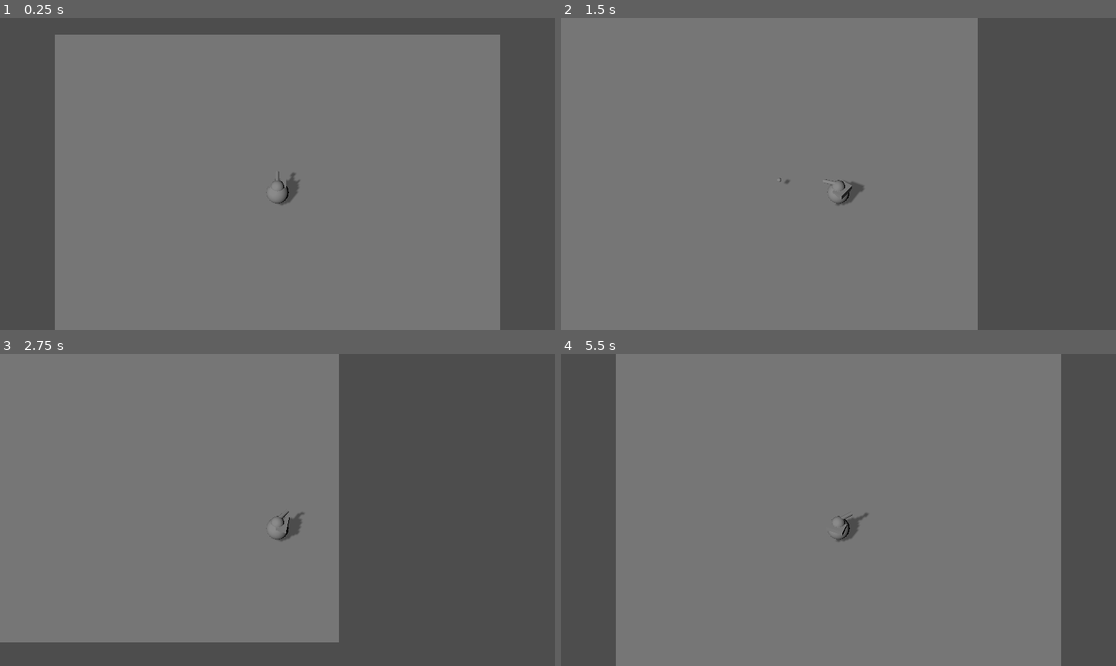
Above: before the commit, frames 1-4 (two rows, left to right).
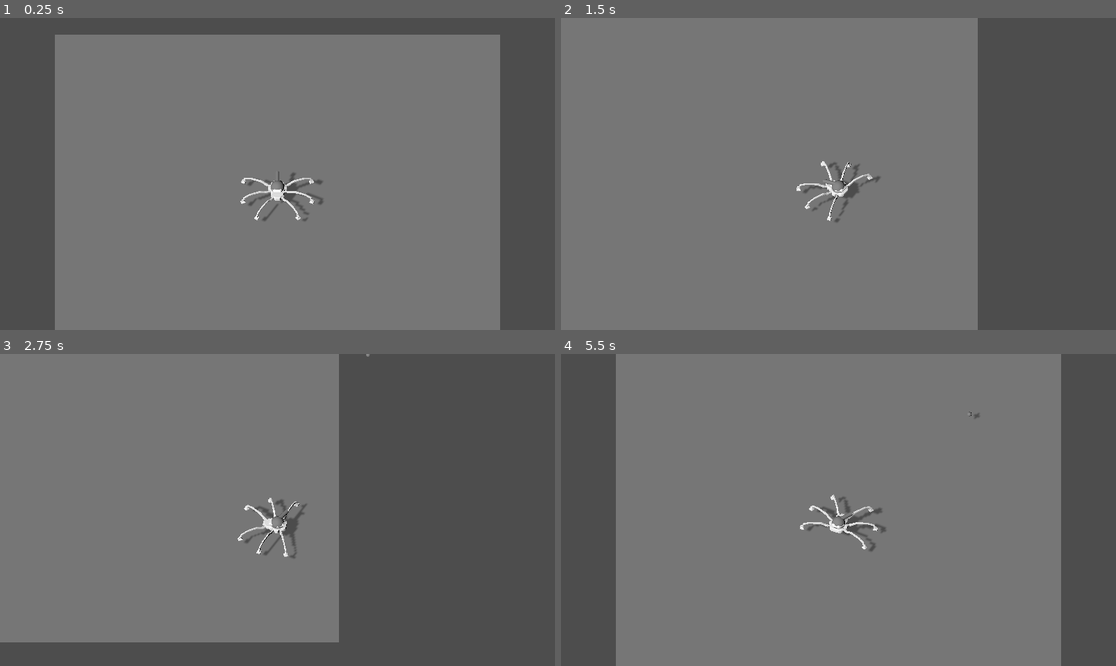
Above: after the commit, the same moments.

Repository: runeteamop/Teamop-Godot-Game
Game: Godot game, scene res://test scenes/runes test.tscn
Same seed, same stepped clock (60 frames per second), same inputs: the game is played once before the commit and once after it. The project has no main scene, so this scene is started directly.
Inputs (mouse positions are in pixels of both pictures, inside the frame that each line leads up to):
- Up to frame 1 (0.25 s): no input
- Up to frame 2 (1.5 s): tap Enter (ui_accept) at 0.5, 0.77 s; move the mouse to (960, 158) at 0.52 s; hold D (Right) 0.53-1.28 s; click (960, 158) at 0.6 s; move the mouse to (727, 189) at 1.27 s; hold S (Down) from 1.28 s (still down); right-click (727, 189) at 1.35 s
- Up to frame 3 (2.75 s): tap Enter (ui_accept) at 1.52 s; move the mouse to (333, 441) at 2.02 s; release S (Down) at 2.03 s; hold D (Right) from 2.03 s (still down); click (333, 441) at 2.1 s
- Up to frame 4 (5.5 s): move the mouse to (810, 572) at 2.77 s; release D (Right) at 2.78 s; hold W (Up) 2.78-3.53 s; right-click (810, 572) at 2.85 s; tap Enter (ui_accept) at 3.02, 3.77, 4.52 s; move the mouse to (1005, 556) at 3.52 s; hold A (Left) 3.53-5.03 s; click (1005, 556) at 3.6 s; move the mouse to (672, 463) at 4.27 s; right-click (672, 463) at 4.35 s; move the mouse to (866, 510) at 5.02 s; hold S (Down) from 5.03 s (still down); click (866, 510) at 5.1 s

The runs differ from the first frame. In frame 1, 0.5% of the frame differs, in the area x 43-59%, y 51-66%; in frame 2, 0.5%; in frame 3, 0.5%; in frame 4, 0.6%, in the area x 43-76%, y 18-64%.

Commit message:
added spider body again

Diff:
--- a/team-op-game/project.godot
+++ b/team-op-game/project.godot
@@ -38,7 +38,7 @@
 }
 "Left Click"={
 "deadzone": 0.2,
-"events": [Object(InputEventMouseButton,"resource_local_to_s …(202 unchanged characters)… ctor2(0, 0),"factor":1.0,"button_index":2,"canceled":false,"pressed":false,"double_click":false,"script":null)
+"events": [Object(InputEventMouseButton,"resource_local_to_s …(202 unchanged characters)… ctor2(0, 0),"factor":1.0,"button_index":1,"canceled":false,"pressed":false,"double_click":false,"script":null)
 ]
 }
 
--- a/team-op-game/scenes/player.tscn
+++ b/team-op-game/scenes/player.tscn
@@ -1,14 +1,11 @@
 [gd_scene format=3 uid="uid://cqtiesahm64pj"]
 
 [ext_resource type="Script" uid="uid://cd4uvc046lbo0" path="res://scenes/player.gd" id="1_g2els"]
+[ext_resource type="PackedScene" uid="uid://bd0jskcl643ek" path="res://textures/spidertank_0.0.2.glb" id="2_dqkch"]
 [ext_resource type="PackedScene" uid="uid://do2r14ve4hl7y" path="res://scenes/camera.tscn" id="2_qhqgy"]
-[ext_resource type="PackedScene" uid="uid://cnh2cpb2r350u" path="res://turret.tscn" id="3_qhqgy"]
+[ext_resource type="PackedScene" uid="uid://cnh2cpb2r350u" path="res://scenes/turret.tscn" id="3_qhqgy"]
 
 [sub_resource type="BoxShape3D" id="BoxShape3D_dqkch"]
-
-[sub_resource type="SphereMesh" id="SphereMesh_g2els"]
-
-[sub_resource type="BoxMesh" id="BoxMesh_g2els"]
 
 [node name="Player" type="CharacterBody3D" unique_id=982876763]
 script = ExtResource("1_g2els")
@@ -16,14 +13,8 @@
 [node name="CollisionShape3D" type="CollisionShape3D" parent="." unique_id=956873532]
 shape = SubResource("BoxShape3D_dqkch")
 
-[node name="Body" type="MeshInstance3D" parent="." unique_id=1611064985]
-cast_shadow = 2
-mesh = SubResource("SphereMesh_g2els")
-
-[node name="MeshInstance3D2" type="MeshInstance3D" parent="Body" unique_id=430152046]
-transform = Transform3D(0.8, 0, 0, 0, 0.2, 0, 0, 0, 0.5, 0, 0.29957858, -0.22246614)
-cast_shadow = 2
-mesh = SubResource("BoxMesh_g2els")
+[node name="Body" parent="." unique_id=420794276 instance=ExtResource("2_dqkch")]
+transform = Transform3D(0.2, 0, 0, 0, 0.2, 0, 0, 0, 0.2, 0, 0, 0)
 
 [node name="Camera" parent="." unique_id=1261762055 instance=ExtResource("2_qhqgy")]
 transform = Transform3D(1, 0, 0, 0, 0.6619924, 0.7495106, 0, -0.7495106, 0.6619924, 0, 10.911071, 8.5401125)
